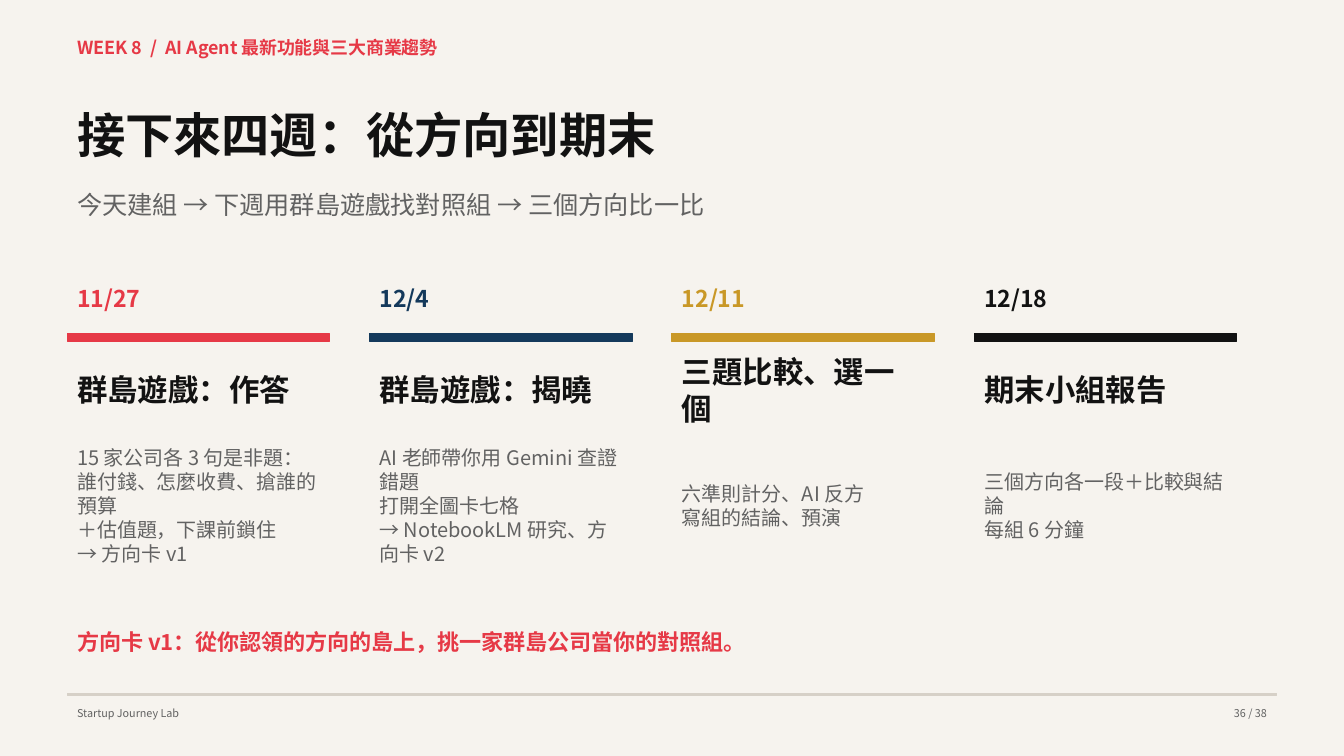
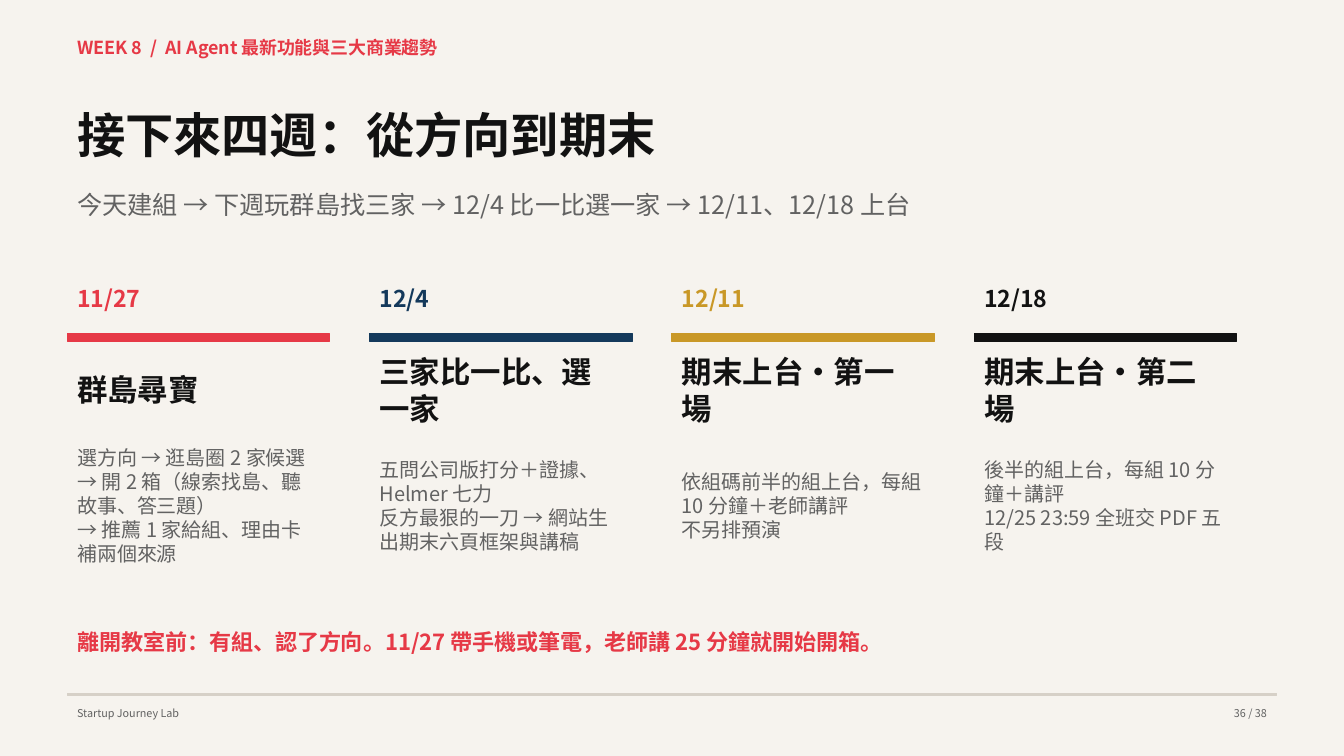
Before and after one commit to hpyuan1220/startup-journey-lab-app, a slide deck: slide 36 of materials/Week8_教學簡報.pptx. Drawn at 1344x756 pixels with LibreOffice and Linux fonts; fonts in the diff are those of the drawing. Boxes give left, top, right and bottom in pixels: in the first picture for what was removed or moved away, otherwise in the second. Text is boxed around its words. In the diff, an @@ line names an element or a change of style, - is before the commit and + after.

```diff
--- a/materials/Week8_教學簡報.pptx
+++ b/materials/Week8_教學簡報.pptx
@@ text at (x1=77, y1=193, x2=910, y2=219): text changed @@
-今天建組 → 下週用群島遊戲找對照組 → 三個方向比一比
+今天建組 → 下週玩群島找三家 → 12/4 比一比選一家 → 12/11、12/18 上台
@@ text at (x1=380, y1=357, x2=593, y2=423): text changed @@
-群島遊戲：揭曉
+三家比一比、選一家
@@ text at (x1=682, y1=357, x2=895, y2=423): text changed @@
-三題比較、選一個
+期末上台・第一場
@@ text at (x1=984, y1=357, x2=1197, y2=423): text changed @@
-期末小組報告
+期末上台・第二場
@@ text at (x1=77, y1=375, x2=199, y2=404): text changed @@
-群島遊戲：作答
+群島尋寶
@@ text at (x1=77, y1=448, x2=306, y2=563): text changed @@
-15 家公司各 3 句是非題：誰付錢、怎麼收費、搶誰的預算
-＋估值題，下課前鎖住
-→ 方向卡 v1
+選方向 → 逛島圈 2 家候選 → 開 2 箱（線索找島、聽故事、答三題）
+→ 推薦 1 家給組、理由卡補兩個來源
@@ text at (x1=380, y1=460, x2=608, y2=551): text changed @@
-AI 老師帶你用 Gemini 查證錯題
-打開全圖卡七格
-→ NotebookLM 研究、方向卡 v2
+五問公司版打分＋證據、Helmer 七力
+反方最狠的一刀 → 網站生出期末六頁框架與講稿
@@ text at (x1=682, y1=472, x2=922, y2=539): text changed @@
-六準則計分、AI 反方
-寫組的結論、預演
+依組碼前半的組上台，每組 10 分鐘＋老師講評
+不另排預演
@@ text at (x1=984, y1=460, x2=1222, y2=551): text changed @@
-三個方向各一段＋比較與結論
-每組 6 分鐘
+後半的組上台，每組 10 分鐘＋講評
+12/25 23:59 全班交 PDF 五段
@@ text at (x1=77, y1=631, x2=883, y2=654): text changed @@
-方向卡 v1：從你認領的方向的島上，挑一家群島公司當你的對照組。
+離開教室前：有組、認了方向。11/27 帶手機或筆電，老師講 25 分鐘就開始開箱。
```
Also in this commit, not shown: 1 other slide changed, 4 other files.
